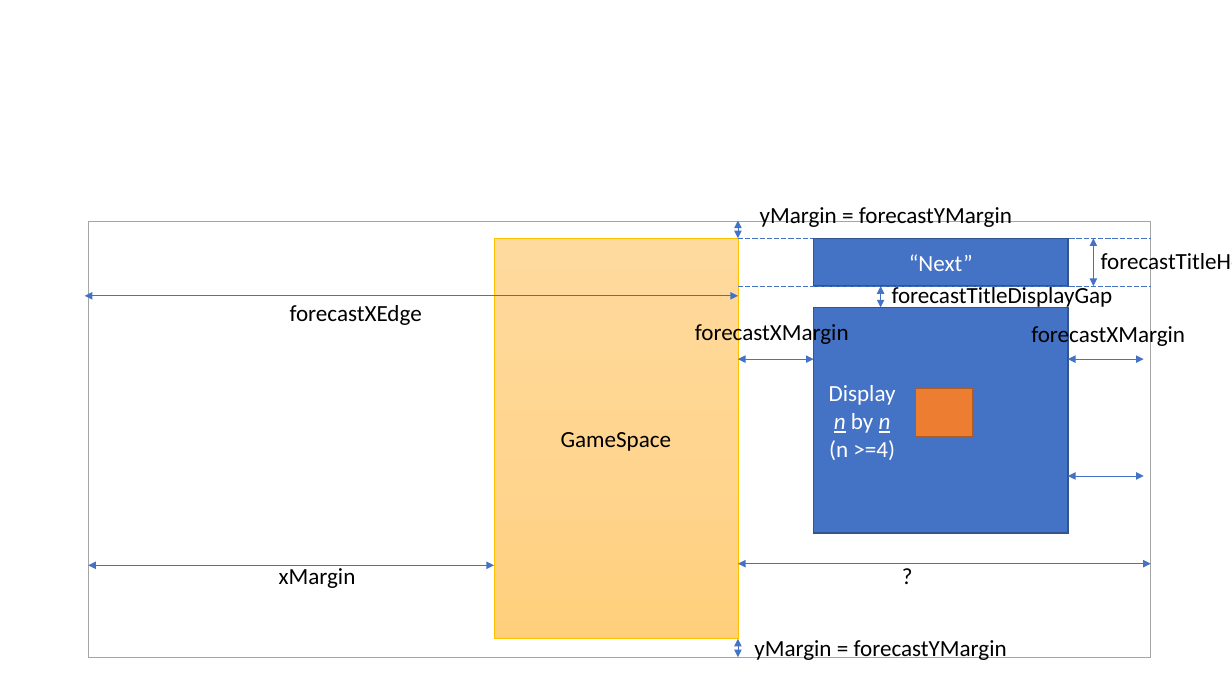
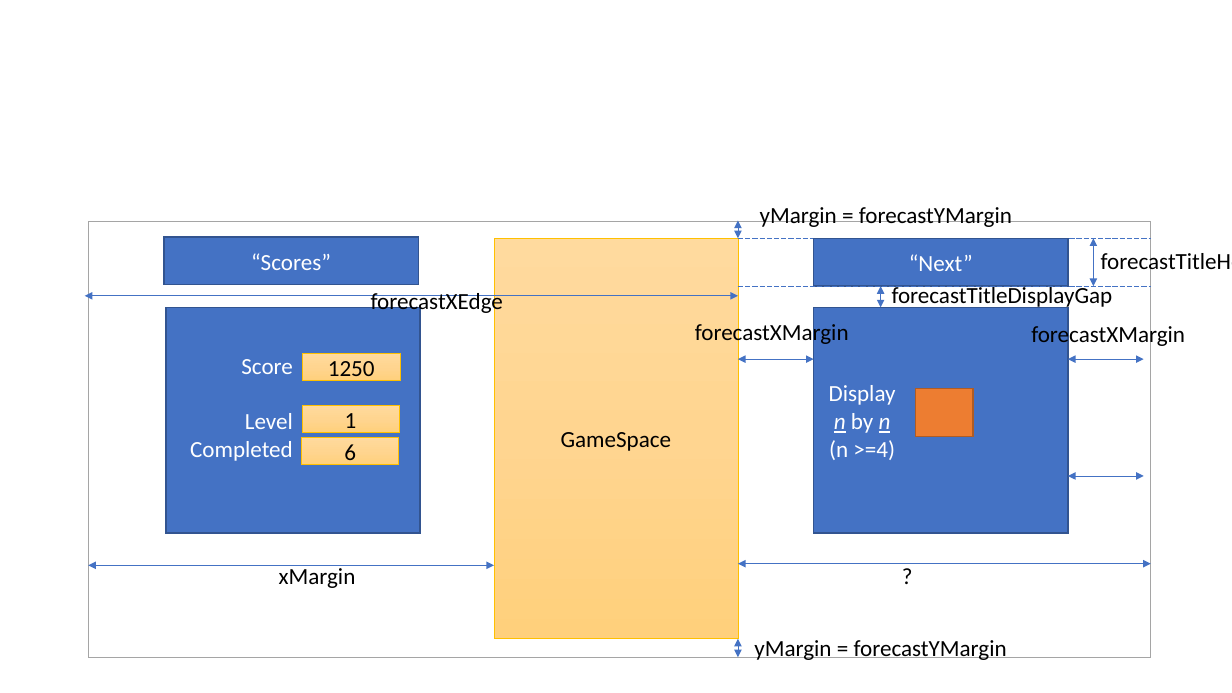
Before and after one commit to brianwhu/fun-in-js, a slide deck: slide 28 of documents/DataStructures.pptx (slide 27 before the commit). Drawn at 1232x693 pixels with LibreOffice and Linux fonts; fonts in the diff are those of the drawing. Boxes give left, top, right and bottom in pixels: in the first picture for what was removed or moved away, otherwise in the second. Text is boxed around its words. In the diff, an @@ line names an element or a change of style, - is before the commit and + after.

```diff
--- a/documents/DataStructures.pptx
+++ b/documents/DataStructures.pptx
@@ rectangle added at bbox=[165, 238, 419, 286], fill #4472C4, outline #325491 1 pt, 18 pt, text #FFFFFF @@
+“Scores”
@@ text "forecastXEdge" rewrapped from bbox=[290, 305, 422, 325] to bbox=[371, 290, 503, 316] @@
@@ rectangle added at bbox=[166, 308, 421, 533], fill #4472C4, outline #325491 1 pt, 18 pt, text #FFFFFF @@
+Score
+Level
+Completed
@@ rectangle added at bbox=[303, 353, 400, 380], fill gradient #FFDB9E to #FFD590 to #FFD07C, outline #FFC000 0.5 pt, 18 pt, text #000000 @@
+1250
@@ rectangle added at bbox=[302, 406, 399, 433], fill gradient #FFDB9E to #FFD590 to #FFD07C, outline #FFC000 0.5 pt, 18 pt, text #000000 @@
+1
@@ rectangle added at bbox=[301, 437, 398, 464], fill gradient #FFDB9E to #FFD590 to #FFD07C, outline #FFC000 0.5 pt, 18 pt, text #000000 @@
+6
```
Also in this commit, not shown: 1 slide added, 6 other files.
